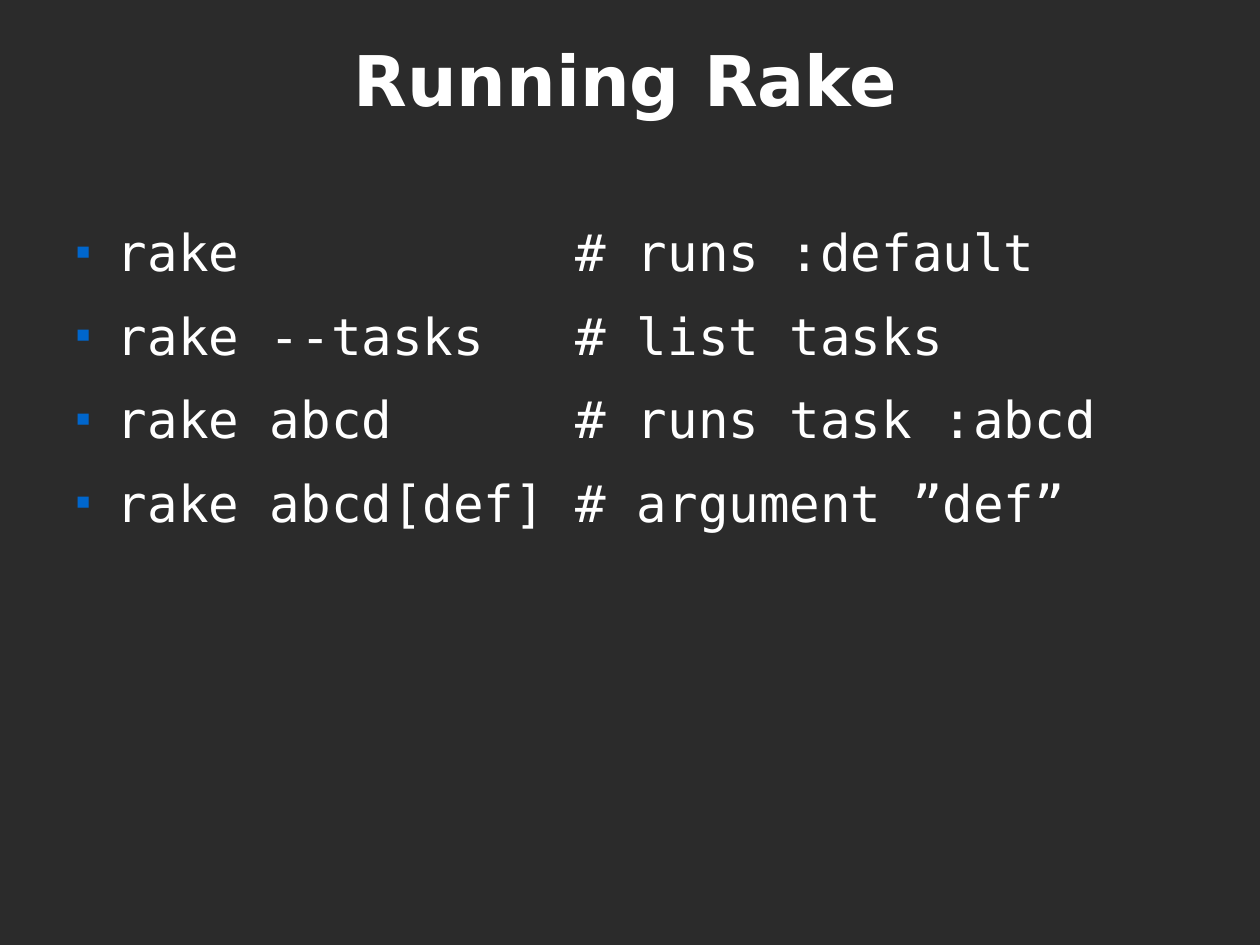
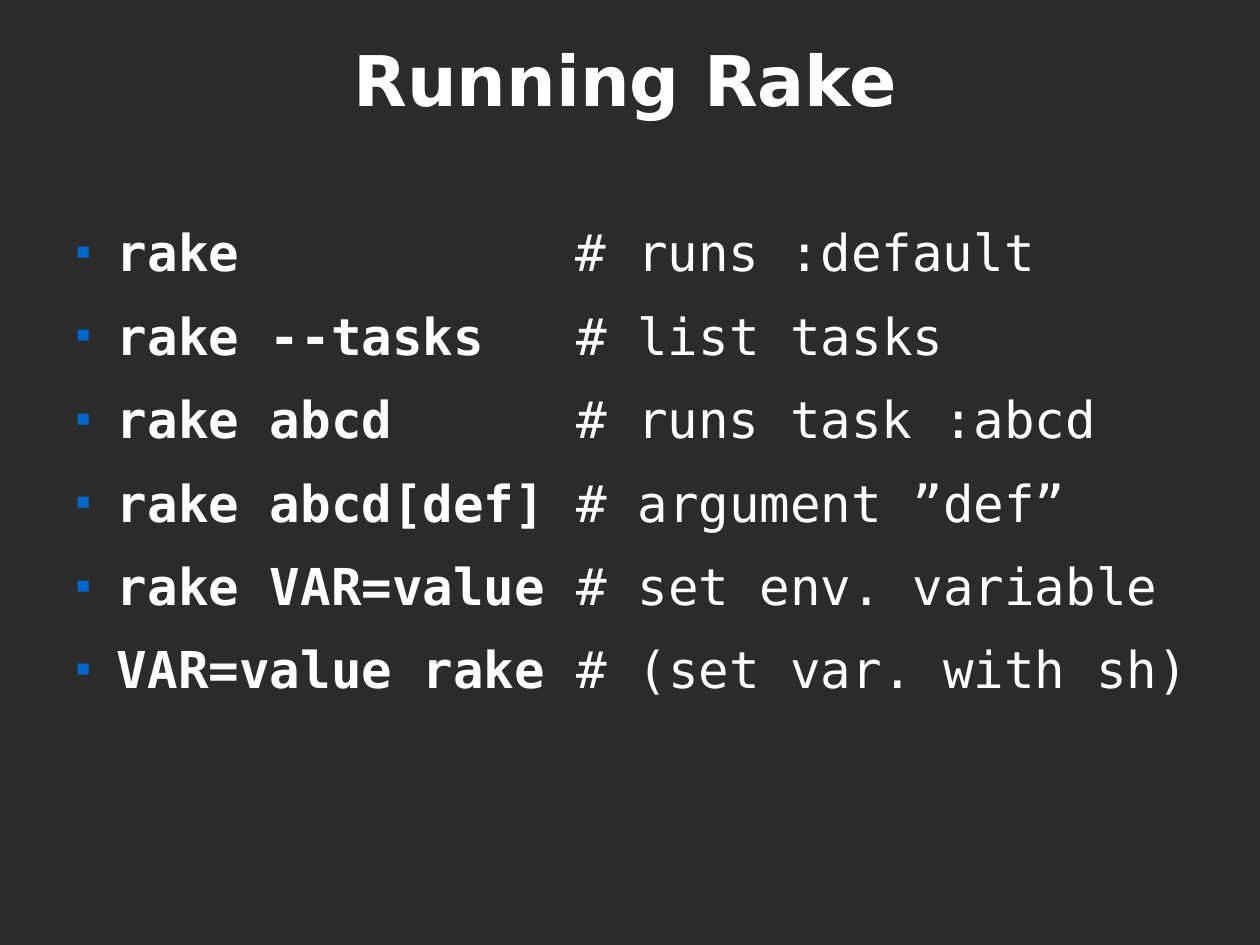
Before and after one commit to pdg137/rakepres, a slide deck: slide 6 of pres.odp (slide 5 before the commit). Drawn at 1260x945 pixels with LibreOffice and Linux fonts; fonts in the diff are those of the drawing; background and template pictures are left out; a plain dark background stands for a picture behind light text. Boxes give left, top, right and bottom in pixels: in the first picture for what was removed or moved away, otherwise in the second. Text is boxed around its words. In the diff, an @@ line names an element or a change of style, - is before the commit and + after.

```diff
--- a/pres.odp
+++ b/pres.odp
@@ text at box(117, 232, 1096, 533): bold on in "rake", "rake --tasks", "rake abcd", "rake abcd[def]" @@
@@ text at box(117, 566, 1188, 695): paragraphs added @@
+■ rake VAR=value # set env. variable
+■ VAR=value rake # (set var. with sh)
```
Also in this commit, not shown: 3 other slides changed, 1 slide added, 2 other files.
